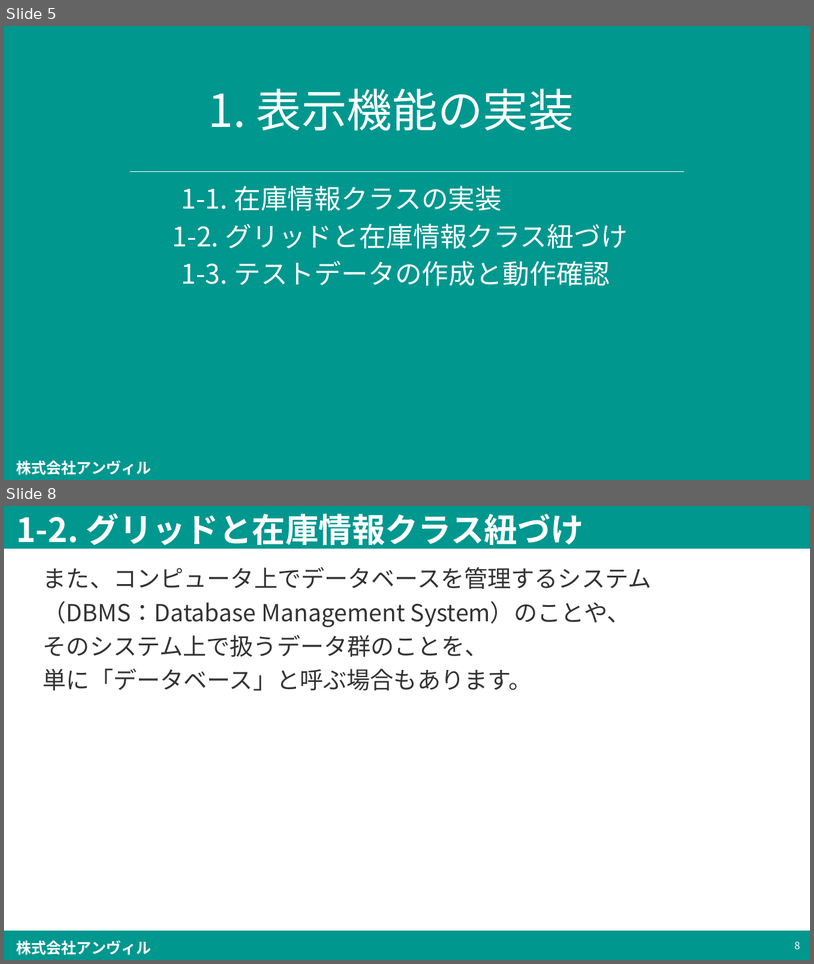
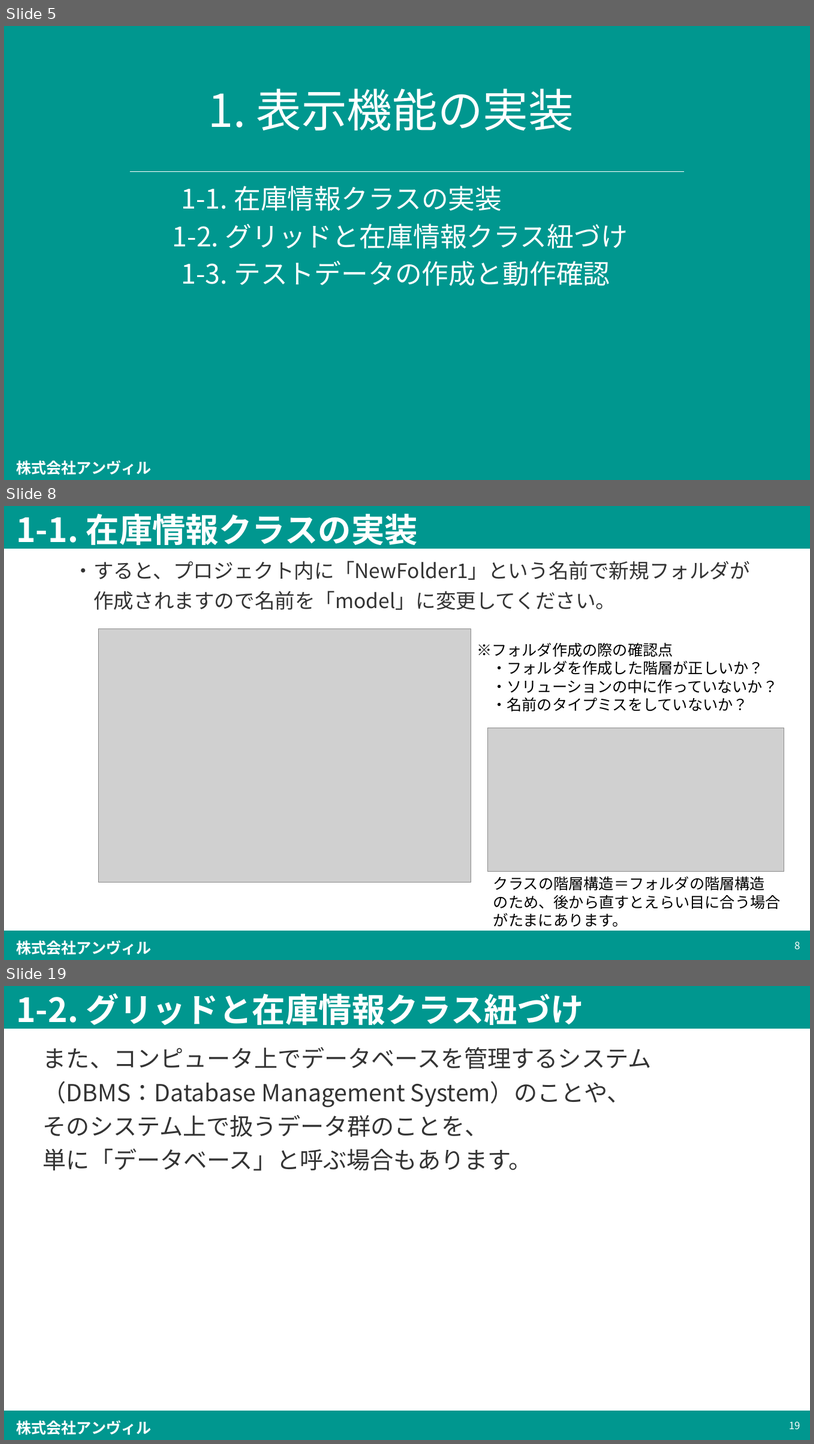
Before and after one commit to simada-anvil/trainingSample, a slide deck: trainingSample/[Anvil]プログラミング入門(仮題) (第1.0版) .pptx. Shown one above the other, each under a label of ours: slides 5 and 8 before the commit, slides 5, 8 and 19 after it; the slides between them are not shown. The pictures are 814x964 and 814x1444 pixels, drawn with LibreOffice and Linux fonts; fonts in the diff are those of the drawing; grey boxes stand for pictures; background and template pictures are left out. Boxes give left, top, right and bottom in pixels: in the first picture for what was removed or moved away, otherwise in the second. Text is boxed around its words. In the diff, an @@ line names an element or a change of style, - is before the commit and + after.

```diff
--- a/trainingSample/[Anvil]プログラミング入門(仮題) (第1.0版) .pptx
+++ b/trainingSample/[Anvil]プログラミング入門(仮題) (第1.0版) .pptx
@@ slide 8 added at box(4, 506, 810, 960), background #FFFFFF; not listed: 3 template elements that a slide beside it also shows @@
@@ title added at box(16, 514, 418, 550), 39.6 pt, text #FFFFFF, bold @@
+1-1. 在庫情報クラスの実装
@@ text added at box(74, 561, 751, 610), 24 pt, text #333333 @@
+・すると、プロジェクト内に「NewFolder1」という名前で新規フォルダが
+作成されますので名前を「model」に変更してください。
@@ picture added at box(98, 629, 471, 882) @@
@@ text added at box(477, 642, 778, 711), 18 pt, text #000000 @@
+※フォルダ作成の際の確認点
+・フォルダを作成した階層が正しいか？
+・ソリューションの中に作っていないか？
+・名前のタイプミスをしていないか？
@@ picture added at box(488, 727, 785, 871) @@
@@ text added at box(494, 876, 781, 927), 18 pt, text #000000 @@
+クラスの階層構造＝フォルダの階層構造
+のため、後から直すとえらい目に合う場合がたまにあります。
@@ page number added at box(795, 941, 800, 949), 12 pt, text #FFFFFF @@
+8
@@ what was slide 8 is now slide 19 @@
@@ page number at box(789, 1421, 801, 1429): text changed @@
-8
+19
```
Also in this commit, not shown: 1 slide changed, 11 other slides added, 1 slide removed, 2 other files.
